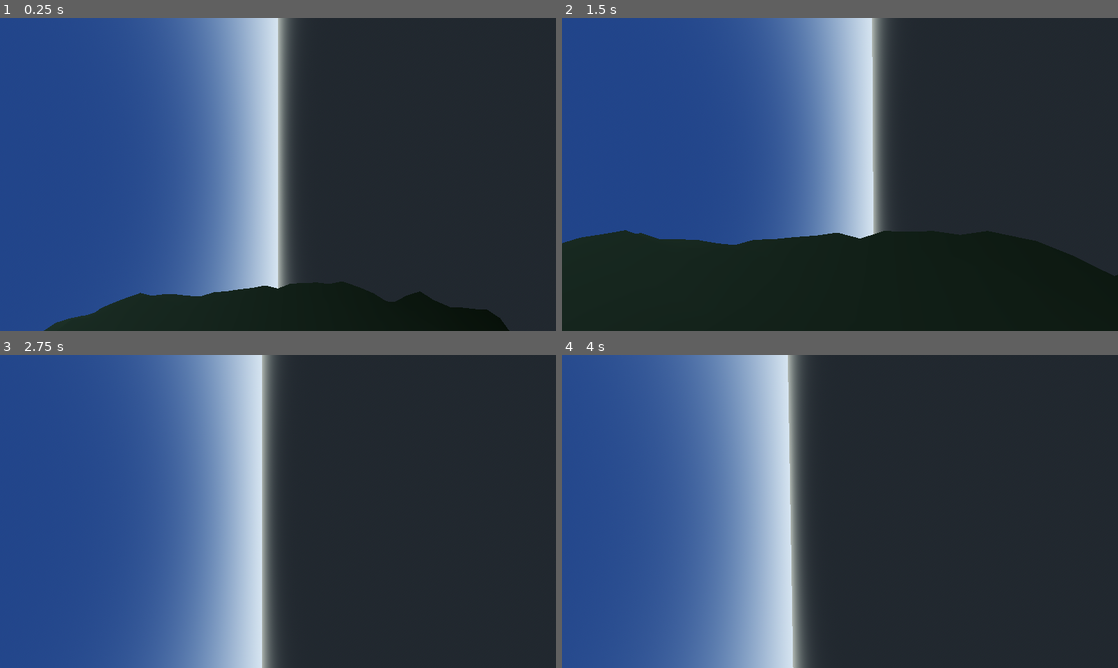
Above: before the commit, frames 1-4 (two rows, left to right).
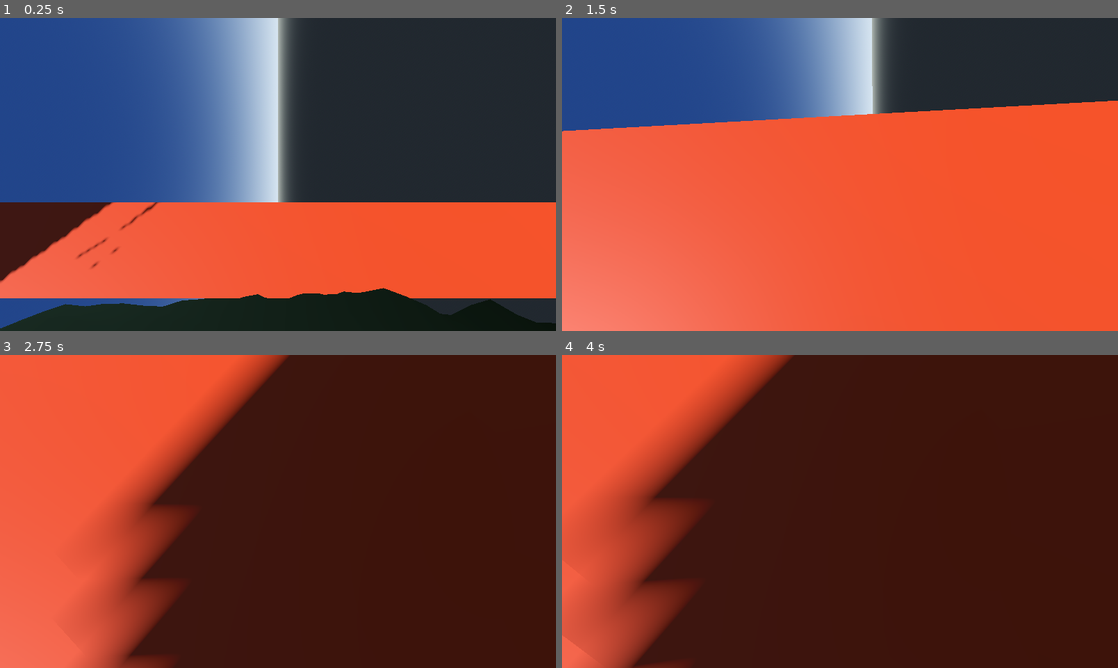
Above: after the commit, the same moments.

Repository: kansation/Space-Exploring-Game
Game: Godot game, scene res://scenes/curved_planet.tscn
Two runs of this game, one before a commit and one after it. Both use one fixed random seed, a clock stepped at 60 frames per second and the inputs below. This scene is started directly instead of the project's main scene.
Inputs (mouse positions are in pixels of both pictures, inside the frame that each line leads up to):
- Up to frame 1 (0.25 s): no input
- Up to frame 2 (1.5 s): tap Enter at 0.5 s; move the mouse to (867, 174) at 0.52 s; hold W (move_forward) from 0.53 s (still down); click (867, 174) at 0.67 s; tap Space (jump) at 0.77 s; move the mouse to (812, 174) at 1.27 s
- Up to frame 3 (2.75 s): keep holding W (move_forward); tap Space (jump) at 1.52 s; move the mouse to (289, 505) at 2.02 s
- Up to frame 4 (4 s): keep holding W (move_forward); move the mouse to (834, 517) at 2.77 s; click (834, 517) at 2.92 s; tap Space (jump) at 3.02, 3.77 s; move the mouse to (878, 514) at 3.52 s

The runs differ from the first frame. In frame 1, 32% of the frame differs, in the area x 0-100%, y 58-100%; in frame 2, 69%; in frame 3, 100%, in the area x 0-100%, y 0-100%; in frame 4, 100%.

Commit message:
Bound curved planet prototype edges

Diff:
--- a/game/scenes/curved_planet.tscn
+++ b/game/scenes/curved_planet.tscn
@@ -40,6 +40,8 @@
 
 [node name="Patches" type="Node3D" parent="."]
 
+[node name="Boundaries" type="Node3D" parent="."]
+
 [node name="Player" type="CharacterBody3D" parent="."]
 script = ExtResource("2_player")
 position = Vector3(0, 42, 0)
--- a/game/scripts/curved_planet.gd
+++ b/game/scripts/curved_planet.gd
@@ -19,10 +19,55 @@
 	noise.frequency = 0.08
 	_generate_patch(0, patch_ranges[0])
 	_generate_patch(1, patch_ranges[1])
-	var start := _surface_position(deg_to_rad(-12.0), 0.0)
+	_add_outer_boundaries()
+	var start := _surface_position(deg_to_rad(-16.0), 0.0)
 	player.global_position = start + start.normalized() * 2.0
 	player.set("planet_center", planet_center)
-	print("Curved planet: seed=%d radius=%.1f patches=2 edge_gap=%.6f reproducible=%s" % [world_seed, planet_radius, _edge_gap(), _reproducible()])
+	print("Curved planet: seed=%d radius=%.1f patches=2 edge_gap=%.6f reproducible=%s spawn_lon=-16.0 outer_boundaries=4 seam_open=true" % [world_seed, planet_radius, _edge_gap(), _reproducible()])
+
+func _add_outer_boundaries() -> void:
+	var material := StandardMaterial3D.new()
+	material.albedo_color = Color(0.75, 0.24, 0.08, 1.0)
+	material.roughness = 0.85
+	_add_boundary_wall("WestBoundary", deg_to_rad(-24.0), 0.0, false, material)
+	_add_boundary_wall("EastBoundary", deg_to_rad(24.0), 0.0, false, material)
+	_add_boundary_wall("SouthBoundaryA", deg_to_rad(-12.0), deg_to_rad(-12.0), true, material)
+	_add_boundary_wall("SouthBoundaryB", deg_to_rad(-12.0), deg_to_rad(12.0), true, material)
+	_add_boundary_wall("NorthBoundaryA", deg_to_rad(12.0), deg_to_rad(-12.0), true, material)
+	_add_boundary_wall("NorthBoundaryB", deg_to_rad(12.0), deg_to_rad(12.0), true, material)
+
+func _add_boundary_wall(wall_name: String, primary_angle: float, secondary_angle: float, latitude_wall: bool, material: Material) -> void:
+	var position: Vector3
+	var along: Vector3
+	var normal: Vector3
+	var length: float
+	if latitude_wall:
+		position = _surface_position(secondary_angle, primary_angle)
+		along = Vector3(-sin(secondary_angle), 0.0, cos(secondary_angle)).normalized()
+		normal = Vector3(-sin(primary_angle) * cos(secondary_angle), cos(primary_angle), -sin(primary_angle) * sin(secondary_angle)).normalized()
+		length = deg_to_rad(patch_longitude_degrees) * planet_radius
+	else:
+		position = _surface_position(primary_angle, 0.0)
+		along = Vector3(-sin(0.0) * cos(primary_angle), cos(0.0), -sin(0.0) * sin(primary_angle)).normalized()
+		normal = Vector3(-sin(primary_angle), 0.0, cos(primary_angle)).normalized()
+		length = deg_to_rad(patch_latitude_degrees) * planet_radius
+	var up := (position - planet_center).normalized()
+	var wall := StaticBody3D.new()
+	wall.name = wall_name
+	wall.position = position + up * 1.25
+	wall.basis = Basis(along, up, normal)
+	$Boundaries.add_child(wall)
+	var mesh_instance := MeshInstance3D.new()
+	var mesh := BoxMesh.new()
+	mesh.size = Vector3(length, 2.5, 0.35)
+	mesh.material = material
+	mesh_instance.mesh = mesh
+	wall.add_child(mesh_instance)
+	var collision := CollisionShape3D.new()
+	var shape := BoxShape3D.new()
+	shape.size = mesh.size
+	collision.shape = shape
+	wall.add_child(collision)
 
 func _generate_patch(index: int, longitude_range: Vector2) -> void:
 	var grid_size := patch_resolution + 1
@@ -90,6 +135,6 @@
 	return maximum
 
 func _reproducible() -> bool:
-	var first := _surface_position(deg_to_rad(-12.0), 0.0)
-	var second := _surface_position(deg_to_rad(-12.0), 0.0)
+	var first := _surface_position(deg_to_rad(-16.0), 0.0)
+	var second := _surface_position(deg_to_rad(-16.0), 0.0)
 	return first == second
Not shown, added: game/scripts/curved_planet.gd.uid
Not shown, added: game/scripts/curved_planet_player.gd.uid
Not shown, added: game/shaders/terrain_slope_blend.gdshader.uid
Not shown, changed: docs/Technical-Production-Plan.md
